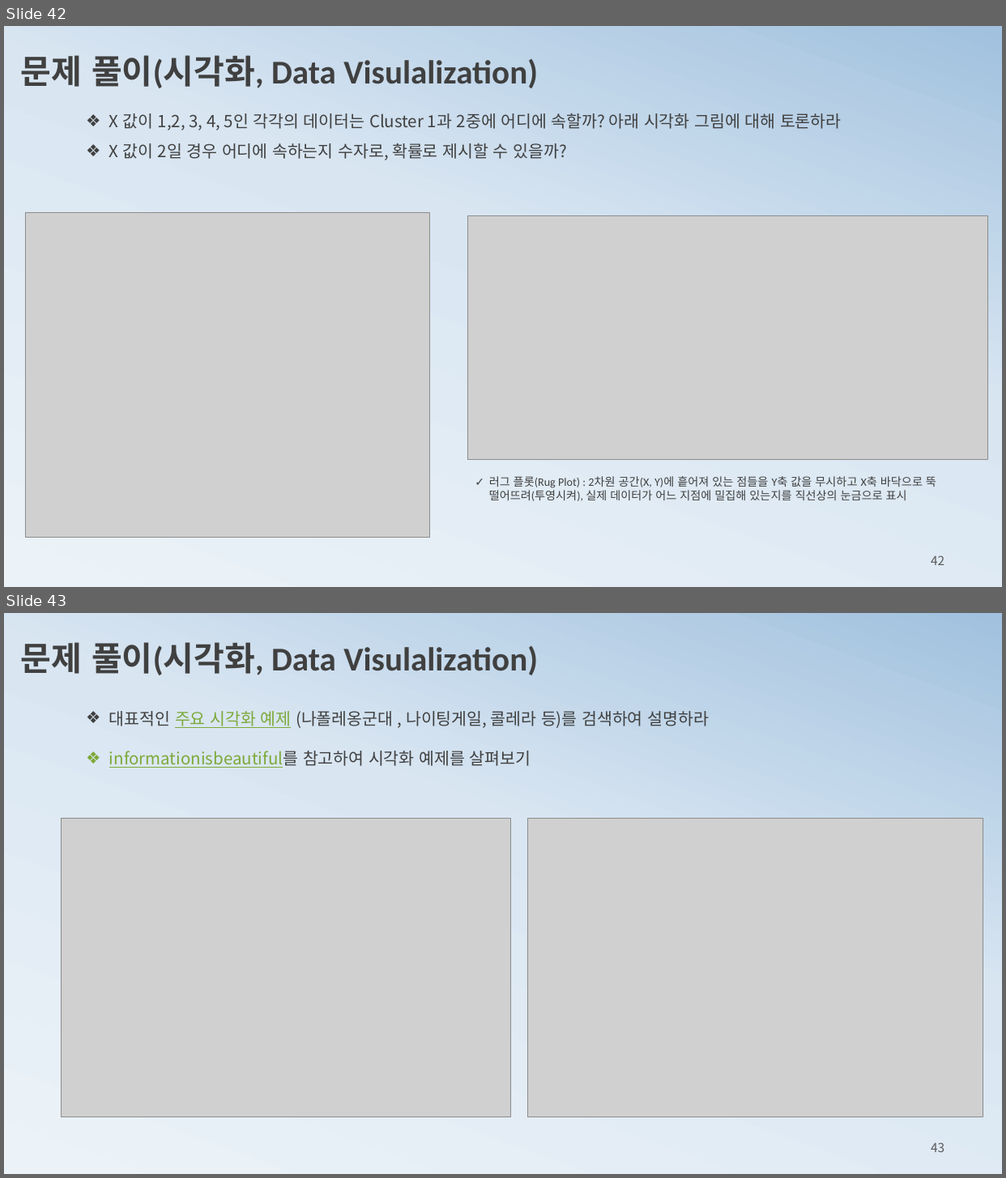
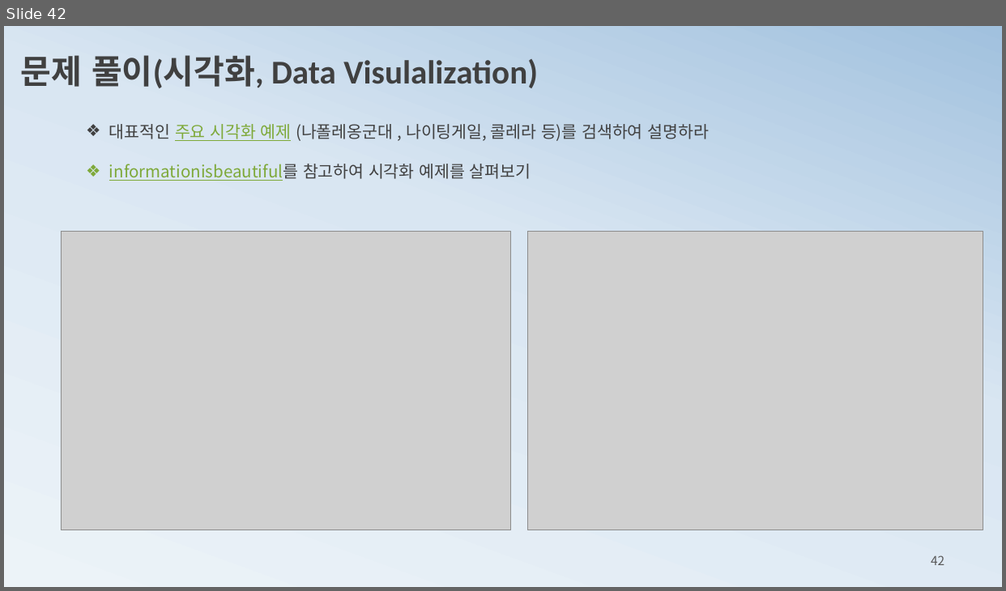
Before and after one commit to ancestor9/mathematics-for-machine-learning, a slide deck: 1_statistics for machine learning.pptx. Shown one above the other, each under a label of ours: slides 42 and 43 before the commit, slide 42 after it. The pictures are 1006x1178 and 1006x591 pixels, drawn with LibreOffice and Linux fonts; fonts in the diff are those of the drawing; grey boxes stand for pictures. Boxes give left, top, right and bottom in pixels: in the first picture for what was removed or moved away, otherwise in the second. Text is boxed around its words. In the diff, an @@ line names an element or a change of style, - is before the commit and + after.

```diff
--- a/1_statistics for machine learning.pptx
+++ b/1_statistics for machine learning.pptx
@@ slide 42 removed at (x1=4, y1=26, x2=1002, y2=587), background gradient #ECF3F8 to #D9E6F2 to #A1C1DE @@
@@ text removed at (x1=21, y1=55, x2=538, y2=88) @@
-문제 풀이(시각화, Data Visulalization)
@@ text removed at (x1=109, y1=113, x2=841, y2=160) @@
-❖ X 값이 1,2, 3, 4, 5인 각각의 데이터는 Cluster 1과 2중에 어디에 속할까? 아래 시각화 그림에 대해 토론하라
-❖ X 값이 2일 경우 어디에 속하는지 수자로, 확률로 제시할 수 있을까?
@@ picture removed at (x1=26, y1=212, x2=430, y2=538) @@
@@ picture removed at (x1=467, y1=216, x2=987, y2=460) @@
@@ text removed at (x1=489, y1=476, x2=936, y2=501) @@
-✓ 러그 플롯(Rug Plot) : 2차원 공간(X, Y)에 흩어져 있는 점들을 Y축 값을 무시하고 X축 바닥으로 뚝 떨어뜨려(투영시켜), 실제 데이터가 어느 지점에 밀집해 있는지를 직선상의 눈금으로 표시
@@ page number removed at (x1=931, y1=556, x2=944, y2=565) @@
-42
@@ what was slide 43 is now slide 42 @@
@@ page number at (x1=931, y1=556, x2=944, y2=565): text changed @@
-43
+42
```
Also in this commit, not shown: 1 slide added, 1 other slide removed, 1 other file.
